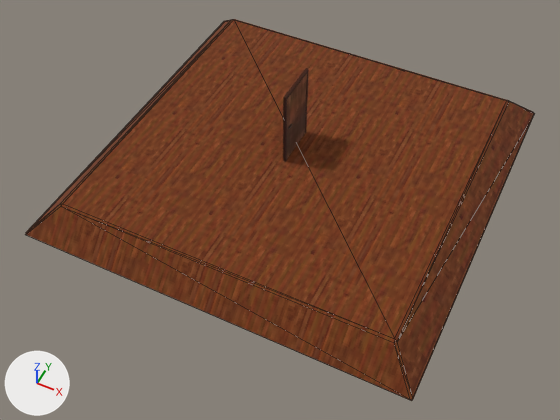
Before and after pictures for a commit that changed the glTF model assets/3Dmodels/room/door.glb.
Before and after are seen from a camera (50 mm lens) standing at (7.19, -15.45, 16.75) and looking at (0.4, -1.87, -0.23). The lights are fixed; the arrows at lower left show +X, +Y and +Z. Mesh edges are drawn as thin lines on the coarser meshes. Where no turn or scale is listed for an object, it has been applied to the vertices.

Before the edit, the objects in view are built like this:
```python
me_cube_002 = bpy.data.meshes.new('Cube.002')
me_cube_002.from_pydata(...)  # 24 vertices, 44 faces; spans x -5.87..5.87, y -5.87..5.87, z -0.83..0.06
me_cube_002.materials.append(mat_floor)  # picture img_wood_floor_deck_diff_1k
me_plan_008 = bpy.data.meshes.new('Plan.008')
me_plan_008.from_pydata(...)  # 108 vertices, 238 faces; spans x -0.1..0.03, y -0.72..0.72, z -1.17..1.25
# faces by material slot: [110, 124, 4]
me_plan_008.materials.append(mat_wood_table_012)  # picture img_wood_table_001_diff_1k
me_plan_008.materials.append(mat_argenté_sombre_door_003)  # dark grey #545454
me_plan_008.materials.append(mat_rust_coarse_012)  # picture img_rust_coarse_01_diff_1k
ob_door = bpy.data.objects.new('door', me_plan_008)
ob_door.location = (0.0, 0.0, 1.74)
ob_floor = bpy.data.objects.new('Floor', me_cube_002)
ob_floor.location = (0.13, -0.05, 0.51)
```
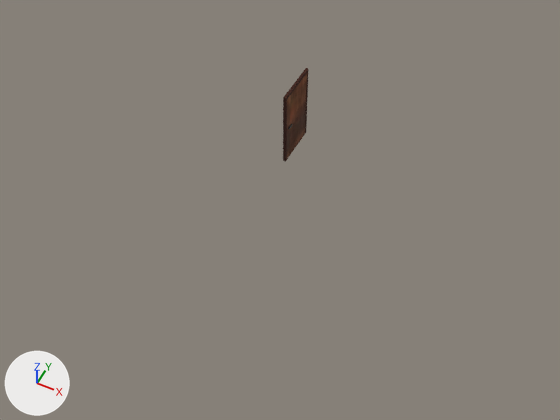
Location of each change, (x1, y1, x2, y2) in pixels of the pictures (560 x 420 px):
```json
{"object": "Floor", "change": "deleted", "before": [25, 19, 535, 401], "on screen": "brown"}
```

Edits to the scene script, one JSON object a line:
```json
{"op": "remove", "block": "ob_floor", "code": ["ob_floor = bpy.data.objects.new('Floor', me_cube_002)", "ob_floor.location = (0.13, -0.05, 0.51)"]}
```
